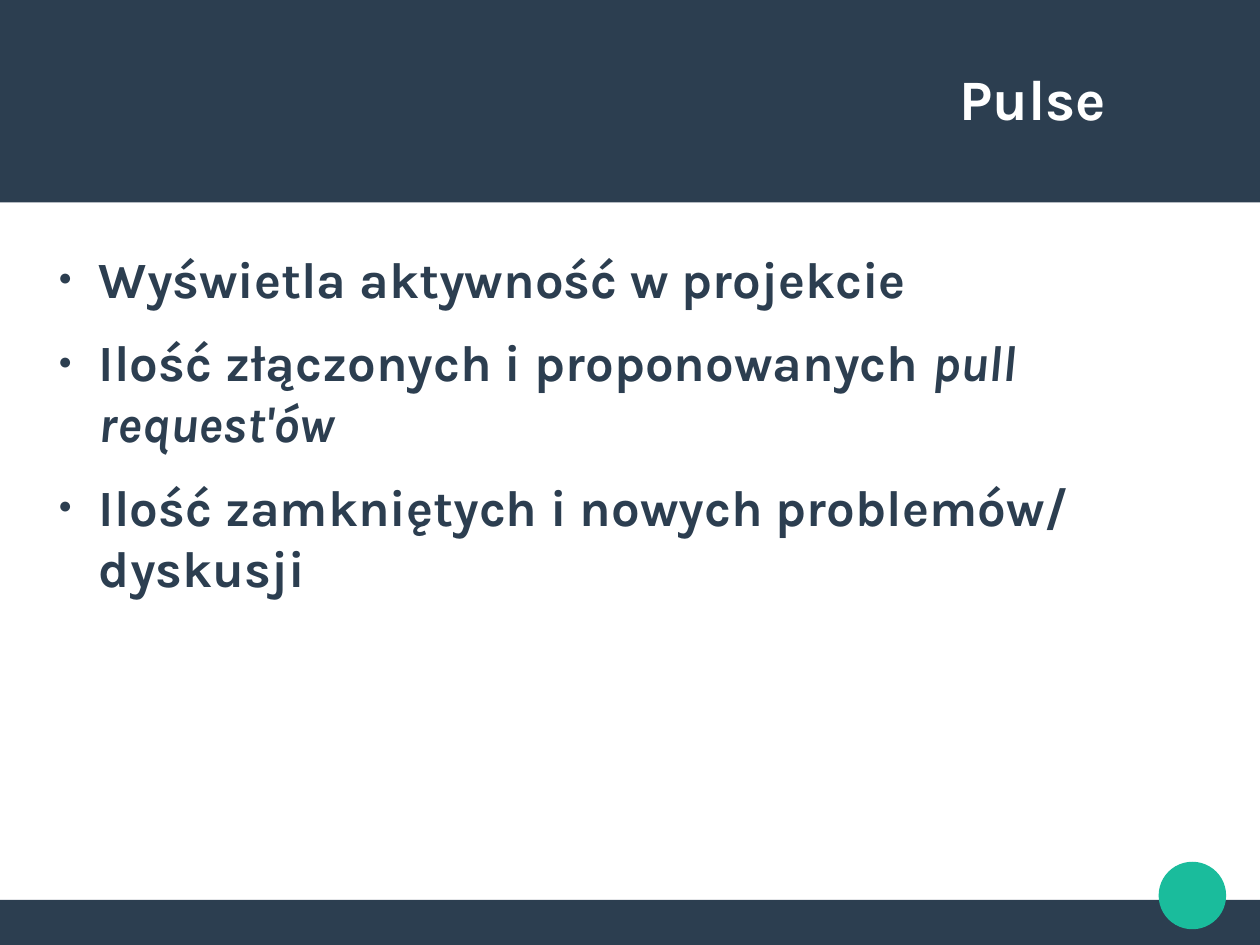
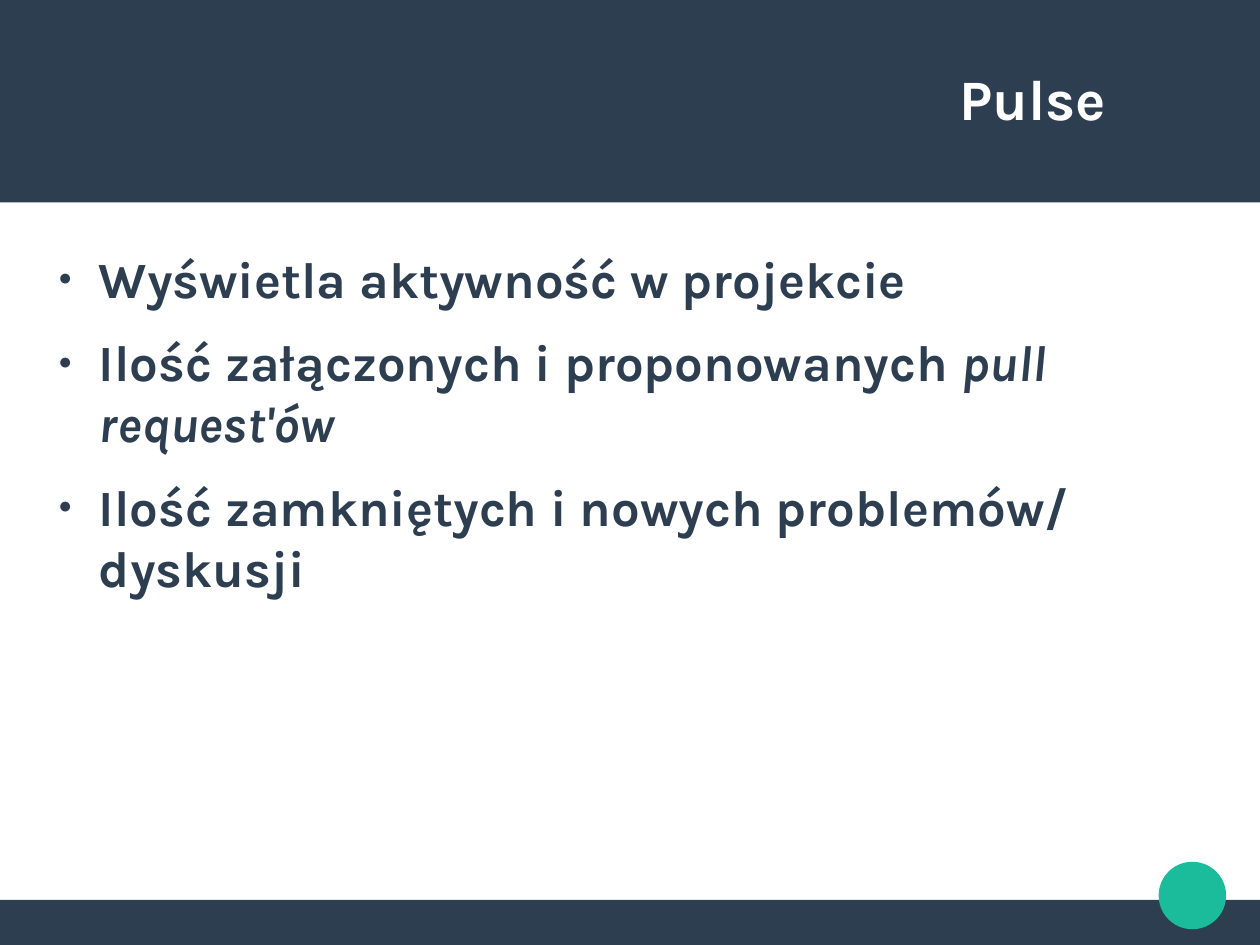
Before and after one commit to PZZProject/ProjecktPrezentacja, a slide deck: slide 14 of PrezentacjaGitHub.odp (slide 13 before the commit). Drawn at 1260x945 pixels with LibreOffice and Linux fonts; fonts in the diff are those of the drawing. Boxes give left, top, right and bottom in pixels: in the first picture for what was removed or moved away, otherwise in the second. Text is boxed around its words. In the diff, an @@ line names an element or a change of style, - is before the commit and + after.

```diff
--- a/PrezentacjaGitHub.odp
+++ b/PrezentacjaGitHub.odp
@@ text at <box>99,341,1046,454</box>: text changed @@
-● Ilość złączonych i proponowanych pull request'ów
+● Ilość załączonych i proponowanych pull request'ów
```
Also in this commit, not shown: 7 other slides changed, 4 slides added, 4 slides removed.
